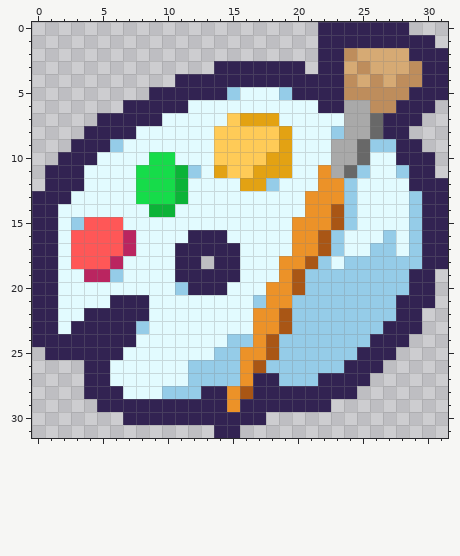
Pixel-art sprite -- paint.png. The picture above was drawn from the file before the commit.
The file is 256x256 pixels, drawn in blocks of 8x8; one block is one cell here.
The same view after the edit:
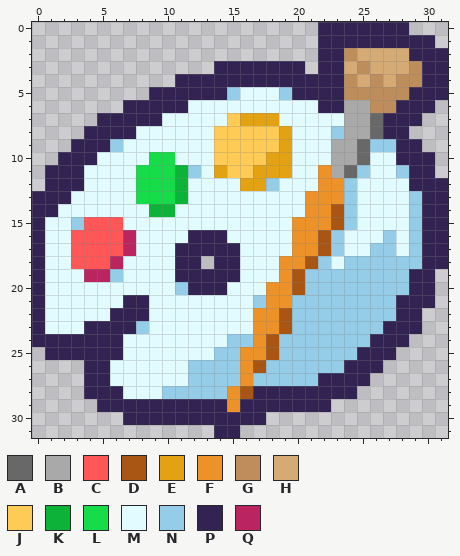
Palette (. is transparent): A #686868  B #a9a9a9  C #ff5757  D #a95615  E #e3a213  F #ec9228  G #be8d5c  H #d6aa74  J #ffcb57  K #0cb338  L #16dc4a  M #e2fbff  N #95cce8  P #322352  Q #ba2560
The exact change:
{"y":15,"x":1,"old":"P","new":"M"}
{"y":16,"x":1,"old":"P","new":"M"}
{"y":17,"x":1,"old":"P","new":"M"}
{"y":18,"x":1,"old":"P","new":"M"}
{"y":19,"x":1,"old":"P","new":"M"}
{"y":20,"x":1,"old":"P","new":"M"}
{"y":21,"x":1,"old":"P","new":"M"}
{"y":21,"x":6,"old":"P","new":"M"}
{"y":22,"x":1,"old":"P","new":"M"}
{"y":22,"x":4,"old":"PP","new":"MM"}
{"y":23,"x":1,"old":"P","new":"M"}
{"y":23,"x":3,"old":"P","new":"M"}
{"y":24,"x":7,"old":"P","new":"M"}
{"y":27,"x":17,"old":"PP","new":"NN"}
{"y":28,"x":13,"old":"PP","new":"NN"}
